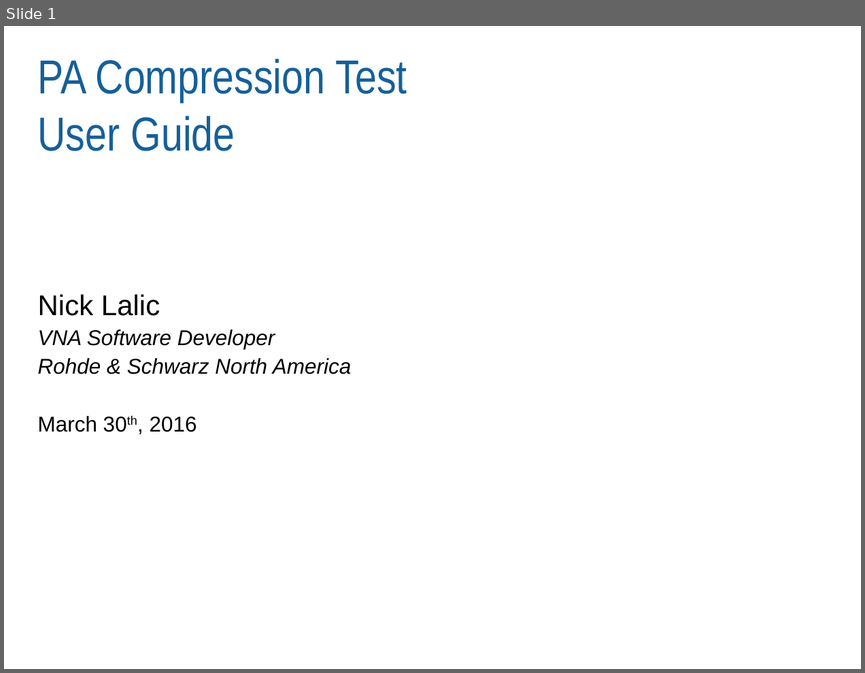
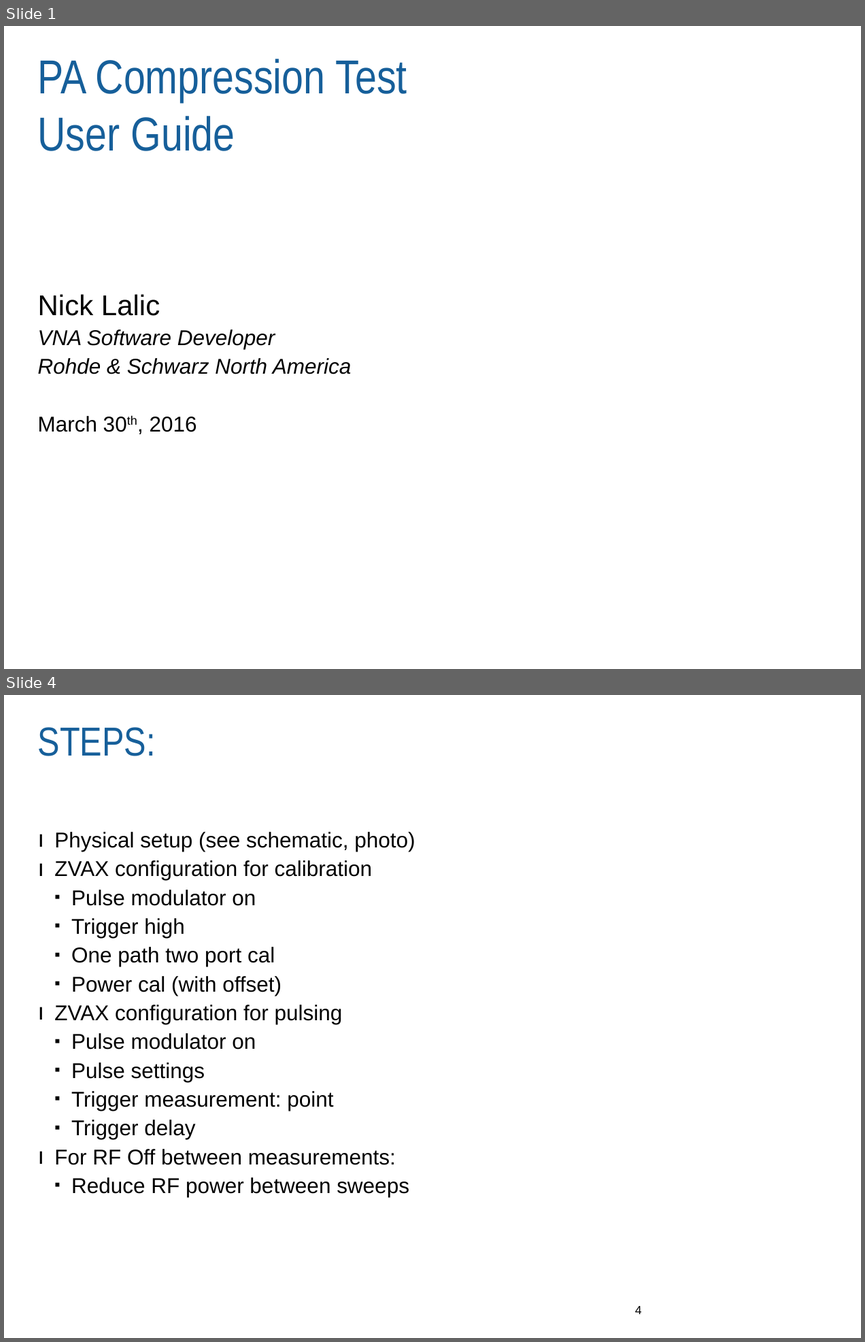
Before and after one commit to Terrabits/PACompressionTest, a slide deck: Documentation/User manual/MACOM RI Pulsed RF Application Note.pptx. Shown one above the other, each under a label of ours: slide 1 before the commit, slides 1 and 4 after it; the slides between them are not shown. The pictures are 865x673 and 865x1342 pixels, drawn with LibreOffice and Linux fonts; fonts in the diff are those of the drawing; background and template pictures are left out. Boxes give left, top, right and bottom in pixels: in the first picture for what was removed or moved away, otherwise in the second. Text is boxed around its words. In the diff, an @@ line names an element or a change of style, - is before the commit and + after.

```diff
--- a/Documentation/User manual/MACOM RI Pulsed RF Application Note.pptx
+++ b/Documentation/User manual/MACOM RI Pulsed RF Application Note.pptx
@@ slide 4 added at [4, 695, 861, 1338], background #FFFFFF @@
@@ title added at [38, 727, 156, 756], 34 pt, text #165F9A @@
+STEPS:
@@ text added at [54, 832, 415, 1197], 18 pt, text #000000 @@
+ı Physical setup (see schematic, photo)
+ı ZVAX configuration for calibration
+  ▪ Pulse modulator on
+  ▪ Trigger high
+  ▪ One path two port cal
+  ▪ Power cal (with offset)
+ı ZVAX configuration for pulsing
+  ▪ Pulse modulator on
+  ▪ Pulse settings
+  ▪ Trigger measurement: point
+  ▪ Trigger delay
+ı For RF Off between measurements:
+  ▪ Reduce RF power between sweeps
@@ page number added at [635, 1306, 642, 1314], 10 pt, text #000000 @@
+4
```
Also in this commit, not shown: 3 slides changed, 19 slides removed.
